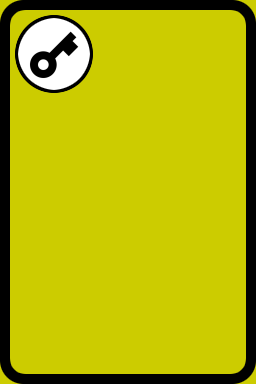
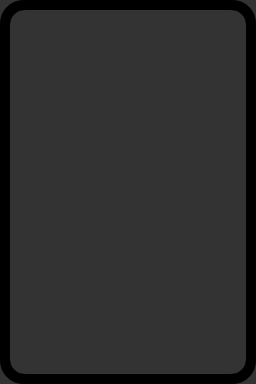
Revision of a layered w=256, h=384 image; what changed, layer by layer:
hid group "Icons" (4 layers) over [23, 23, 85, 85]
hid "Key" over [29, 31, 79, 79]
hid group "Circle" (2 layers) over [15, 15, 93, 93]
showed "Grey" over [0, 0, 256, 384]
hid "Yellow" over [0, 0, 256, 384]
